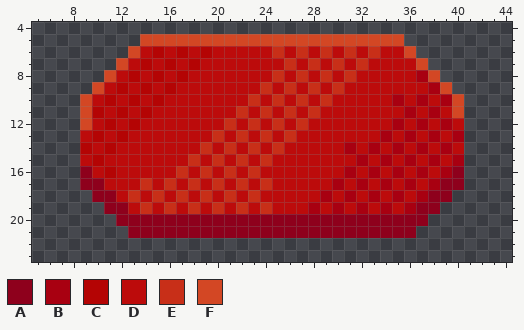
Two states of a pixel-art file, Assets/Sprites/Tiles/RedMagicTile.aseprite. The picture above is the old version.
50x25 pixels, 1 frame. Shown: x 5..44, y 4..23.
Palette (. is transparent): A #8e001c  B #a80011  C #b40404  D #bc0b0b  E #c82f18  F #d34724
Pixels before, first column x 9:
 5 .....FFFFFFFFFFFFFFFFFFFFFF.....
 6 ....FDCDCDCDDDDDEDEDEDEDEDDF....
 7 ...FDCDCDCDDDDDDDEDEDEDEDDDDF...
 8 ..FDCDCDCDDDDDDDEDEDEDEDDDDDBF..
 9 .FDCDCDCDDDDDDDEDEDEDEDDDDDDDBF.
10 FDCDCDCDDDDDDDEDEDEDEDDDDDBDBDBF
11 FCDCDCDDDDDDDEDEDEDEDDDDDDDBDBDF
12 FDCDCDDDDDDDEDEDEDEDDDDDDDBDBDBD
13 DCDCDDDDDDDEDEDEDEDDDDDDDBDBDBDB
14 CDCDDDDDDDEDEDEDEDDDDDBDBDBDBDBD
15 DCDDDDDDDEDEDEDEDDDDDDDBDBDBDBDB
16 ADCDDDDDEDEDEDEDDDDDDDBDBDBDBDBA
17 AADDDEDEDEDEDEDEDDDDDBDBDBDBDBAA
18 .AADEDEDEDEDEDEDDDDDBDBDBDBDBAA.
19 ..AADEDEDEDEDEDEDDDBDBDBDBDBAA..
20 ...AAAAAAAAAAAAAAAAAAAAAAAAAA...
21 ....AAAAAAAAAAAAAAAAAAAAAAAA....
And afterwards:
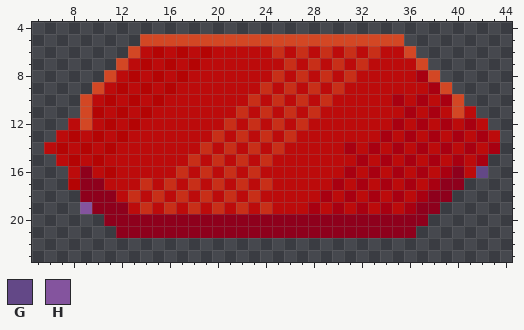
Colours new in this view: G #634887  H #84549e
Change:
layer "Layer 2" added
Layer "Layer 2":
There is now colour A in row 18 at x 9; in row 19 at x 10; in row 20 at x 11; in row 21 at x 12.
There is now colour B in row 12 at x 41; in row 13 at x 42; in row 14 at x 41 and 43; in row 15 at x 42.
There is now colour C in row 13 at x 8; in row 14 at x 7; in row 15 at x 8; in row 17 at x 8.
There is now colour D in row 11 at x 41; in row 12 at x 8 and 42; in row 13 at x 7, 41 and 43; in row 14 at x 6, 8 and 42; in row 15 at x 7 and 41; in row 16 at x 8 and 41.
There is now colour G in row 16 at x 42.
There is now colour H in row 19 at x 9.
